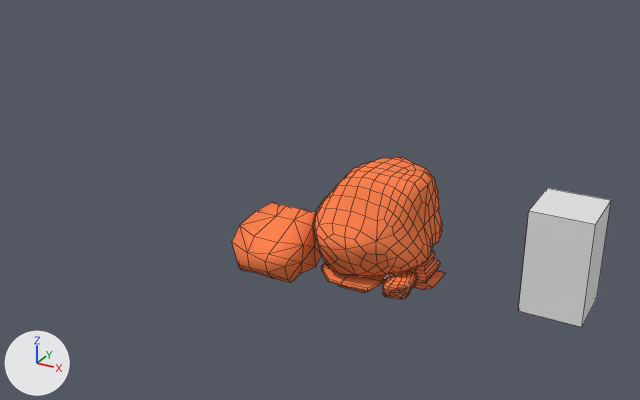
One commit to the Blender file Blender/Environment/Rocks.blend: the scene before it, then after it.
One viewpoint serves both versions: a camera (50 mm lens) standing at (5.35, -12.12, 7.31) and looking at (-1.33, 0.05, 1.23). The axes (+X, +Y, +Z) are drawn at lower left. The lights are the same throughout. Mesh edges are drawn as thin lines.
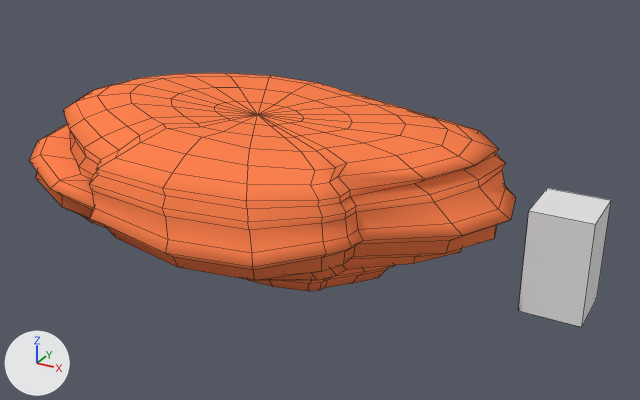
The newer file is also turned or shifted as a whole; pictures and numbers use the older file's frame.

The change, as JSON lines over the scene's bpy script:
```json
{"op": "add", "block": "mat_material_002", "code": ["mat_material_002 = diffuse_material('Material.002')", "mat_material_002.base_color = (1.0, 0.227, 0.0802)  # orange #ff8350"]}
{"op": "add", "block": "me_cylinder", "code": ["me_cylinder = bpy.data.meshes.new('Cylinder')", "me_cylinder.from_pydata(...)  # 485 vertices, 487 faces; spans x -6.42..2.65, y -3.2..2.81, z 0.01..2.79", "me_cylinder.polygons.foreach_set('use_smooth', [True] * 487)", "me_cylinder.materials.append(mat_material_002)  # orange #ff8350"]}
{"op": "remove", "block": "ob_cube_002", "code": ["ob_cube_002 = bpy.data.objects.new('Cube.002', me_cube_006)", "ob_cube_002.location = (-0.03, 0.02, 0.65)"]}
{"op": "remove", "block": "ob_cube", "code": ["ob_cube = bpy.data.objects.new('Cube', me_cube)", "ob_cube.location = (-0.03, 0.02, 0.65)"]}
{"op": "add", "block": "ob_cylinder", "code": ["ob_cylinder = bpy.data.objects.new('Cylinder', me_cylinder)", "ob_cylinder.location = (-0.65, 0.0, 0.0)"]}
```

Where the change shows, as pixel boxes (x1, y1, x2, y2) in the pictures (640 x 400 px):
```json
{"object": "Cylinder", "change": "added", "after": [29, 73, 516, 291], "on screen": "orange"}
{"object": "Cube", "change": "deleted", "before": [314, 157, 446, 299], "on screen": "orange"}
{"object": "Cube.002", "change": "deleted", "before": [232, 202, 321, 283], "on screen": "orange"}
```
